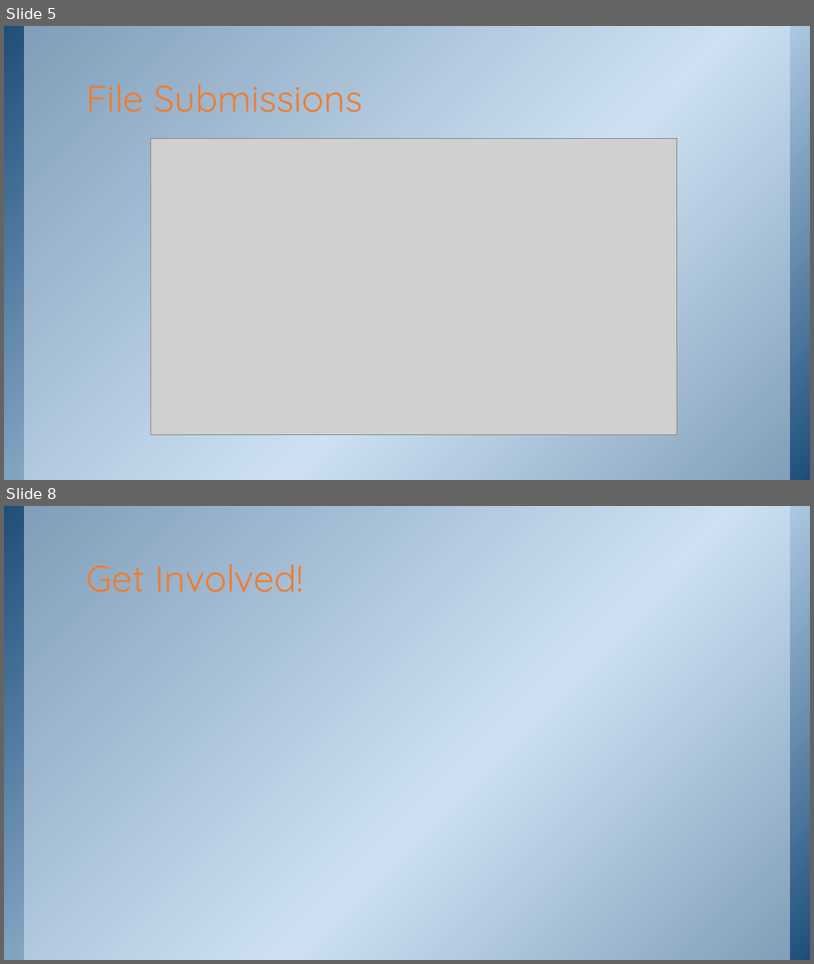
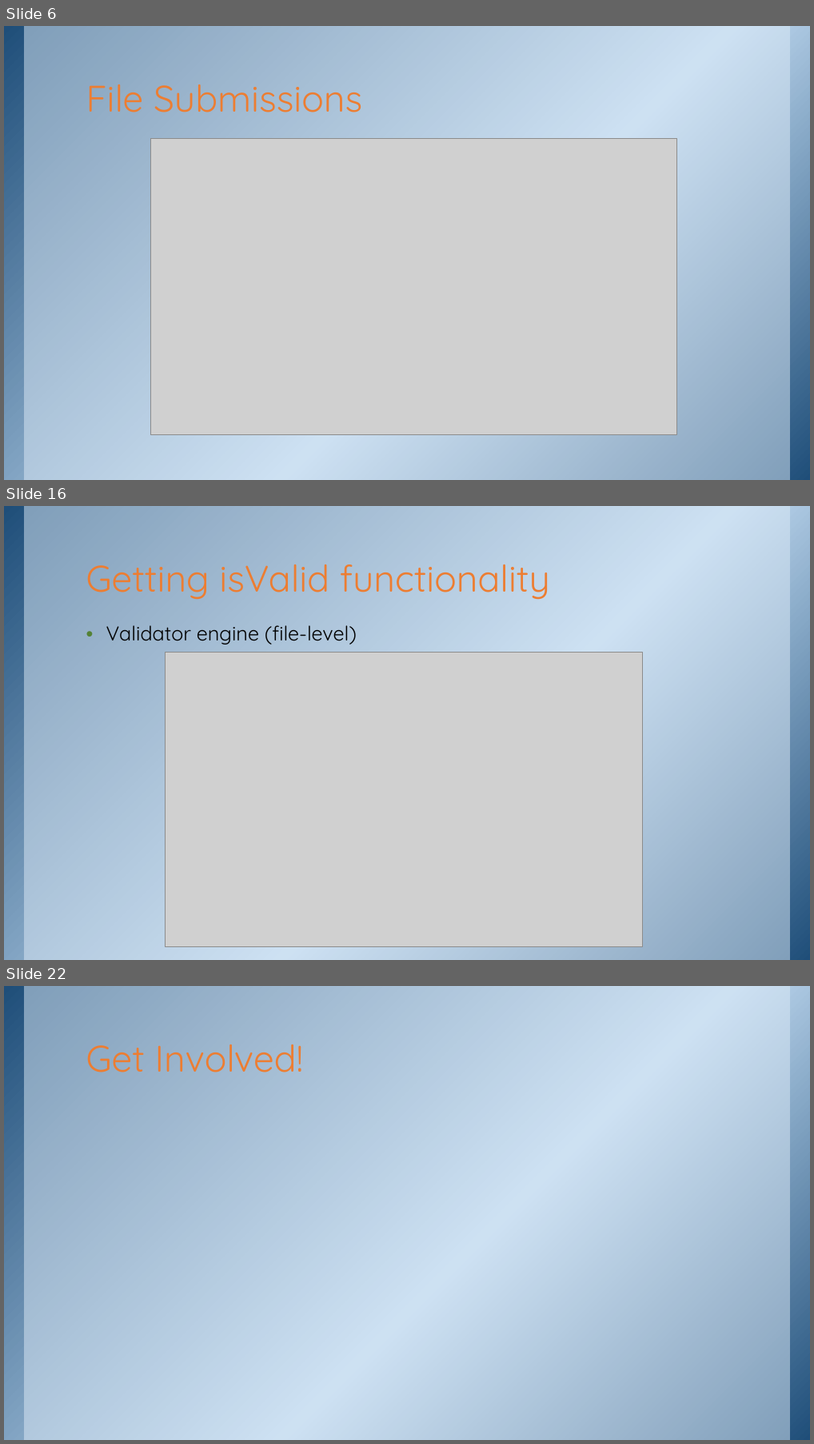
Before and after one commit to purpleabab/wtcs-data-systems-validators, a slide deck: document/DataTypeValidator.pptx. Shown one above the other, each under a label of ours: slides 5 and 8 before the commit, slides 6, 16 and 22 after it; the slides between them are not shown. The pictures are 814x964 and 814x1444 pixels, drawn with LibreOffice and Linux fonts; fonts in the diff are those of the drawing; grey boxes stand for pictures; background and template pictures are left out. Boxes give left, top, right and bottom in pixels: in the first picture for what was removed or moved away, otherwise in the second. Text is boxed around its words. In the diff, an @@ line names an element or a change of style, - is before the commit and + after.

```diff
--- a/document/DataTypeValidator.pptx
+++ b/document/DataTypeValidator.pptx
@@ slide 16 added at (4, 506, 810, 960), background picture (left out); not listed: 2 template elements that a slide beside it also shows @@
@@ title added at (86, 564, 550, 599), 44 pt, text #ED7D31 @@
+Getting isValid functionality
@@ text added at (106, 625, 357, 644), 24 pt, text #000000 @@
+• Validator engine (file-level)
@@ picture added at (165, 652, 643, 947) @@
@@ what was slide 5 is now slide 6 @@
@@ what was slide 8 is now slide 22 @@
```
Also in this commit, not shown: 2 slides changed, 13 other slides added, 1 other file.
